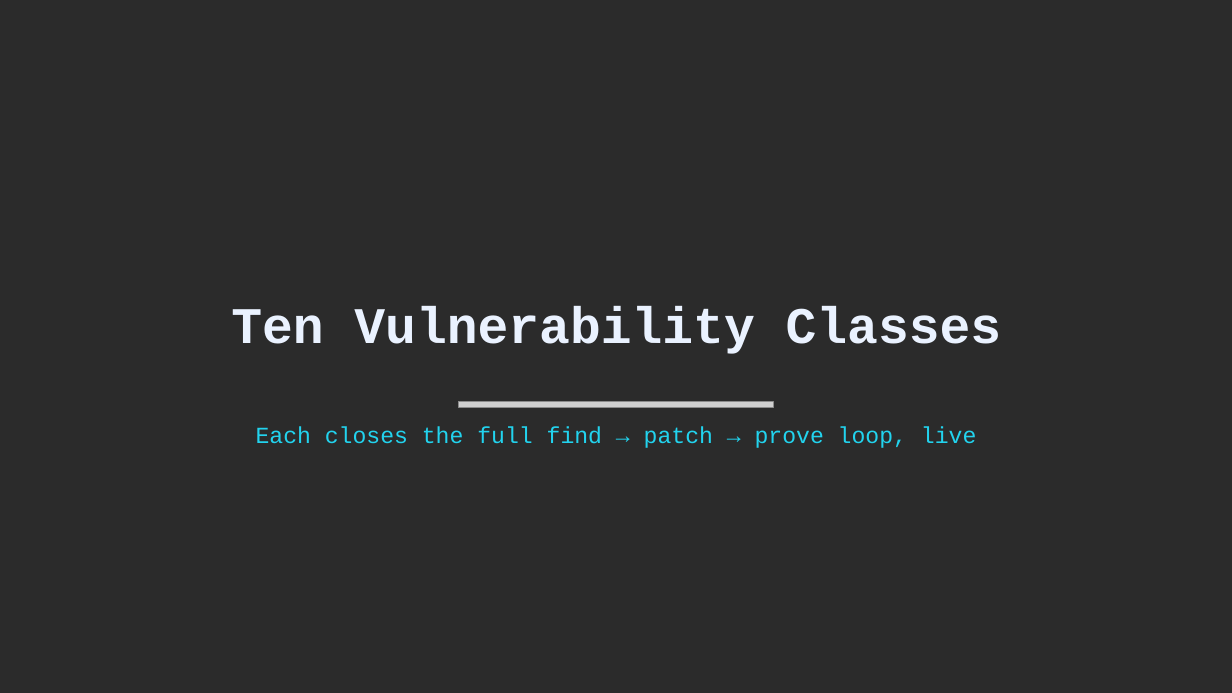
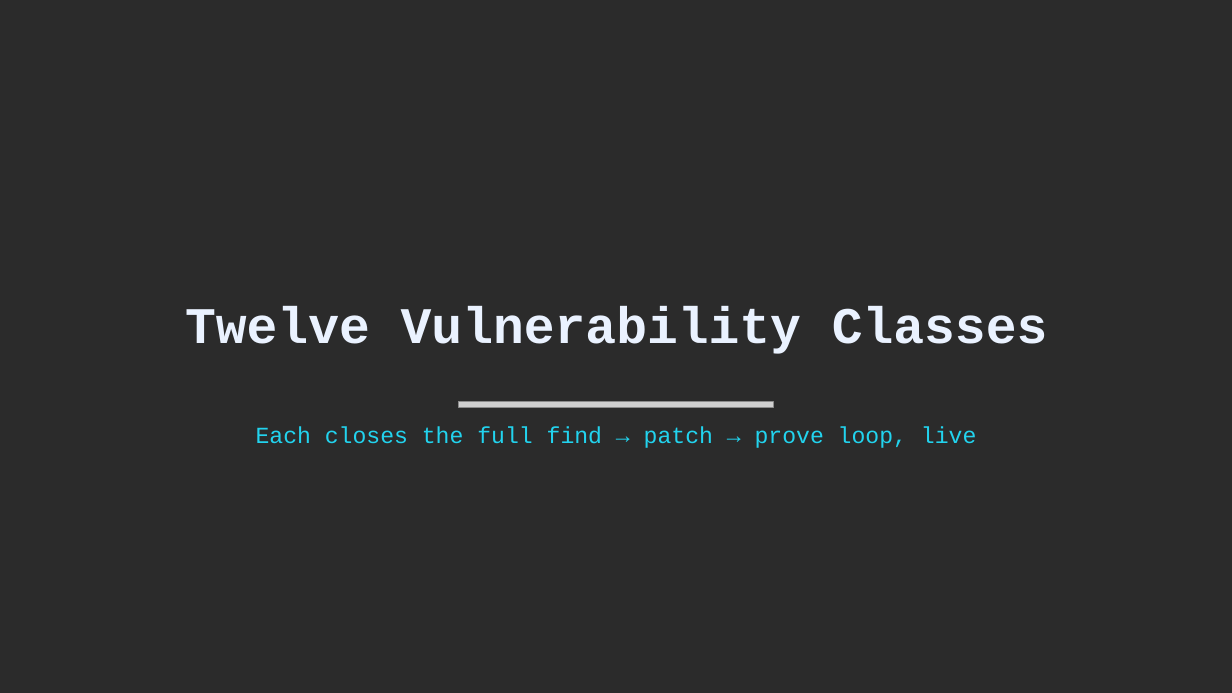
Before and after one commit to arjishnik-sketch/sentinel, a slide deck: slide 15 of deck/Sentinel_AI_Kavach.pptx. Drawn at 1232x693 pixels with LibreOffice and Linux fonts; fonts in the diff are those of the drawing; grey boxes stand for pictures; background and template pictures are left out; a plain dark background stands for a picture behind light text. Boxes give left, top, right and bottom in pixels: in the first picture for what was removed or moved away, otherwise in the second. Text is boxed around its words. In the diff, an @@ line names an element or a change of style, - is before the commit and + after.

```diff
--- a/deck/Sentinel_AI_Kavach.pptx
+++ b/deck/Sentinel_AI_Kavach.pptx
@@ text at <box>185,306,1048,354</box>: text changed @@
-Ten Vulnerability Classes
+Twelve Vulnerability Classes
```
Also in this commit, not shown: 7 other slides changed, 1 other file.
